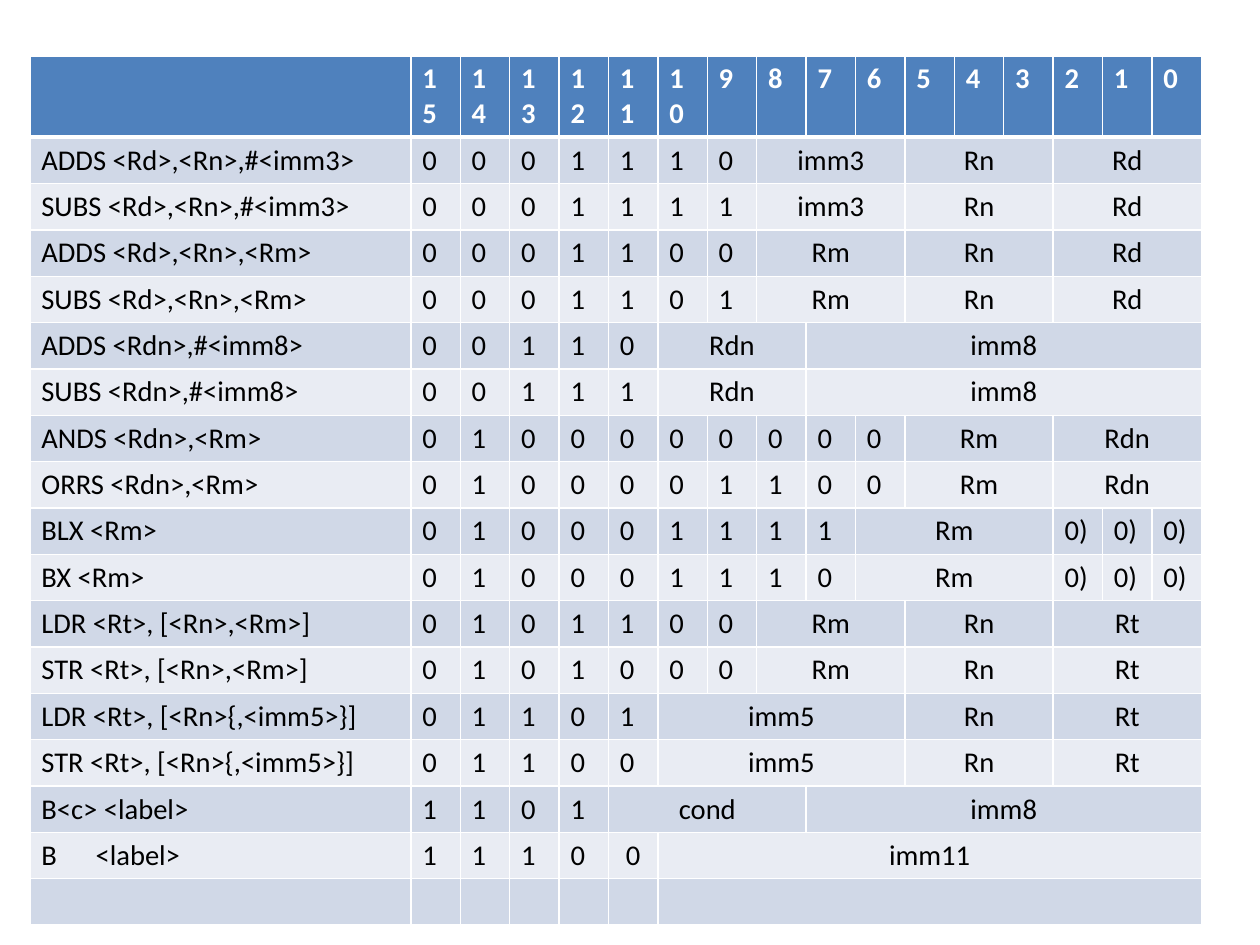
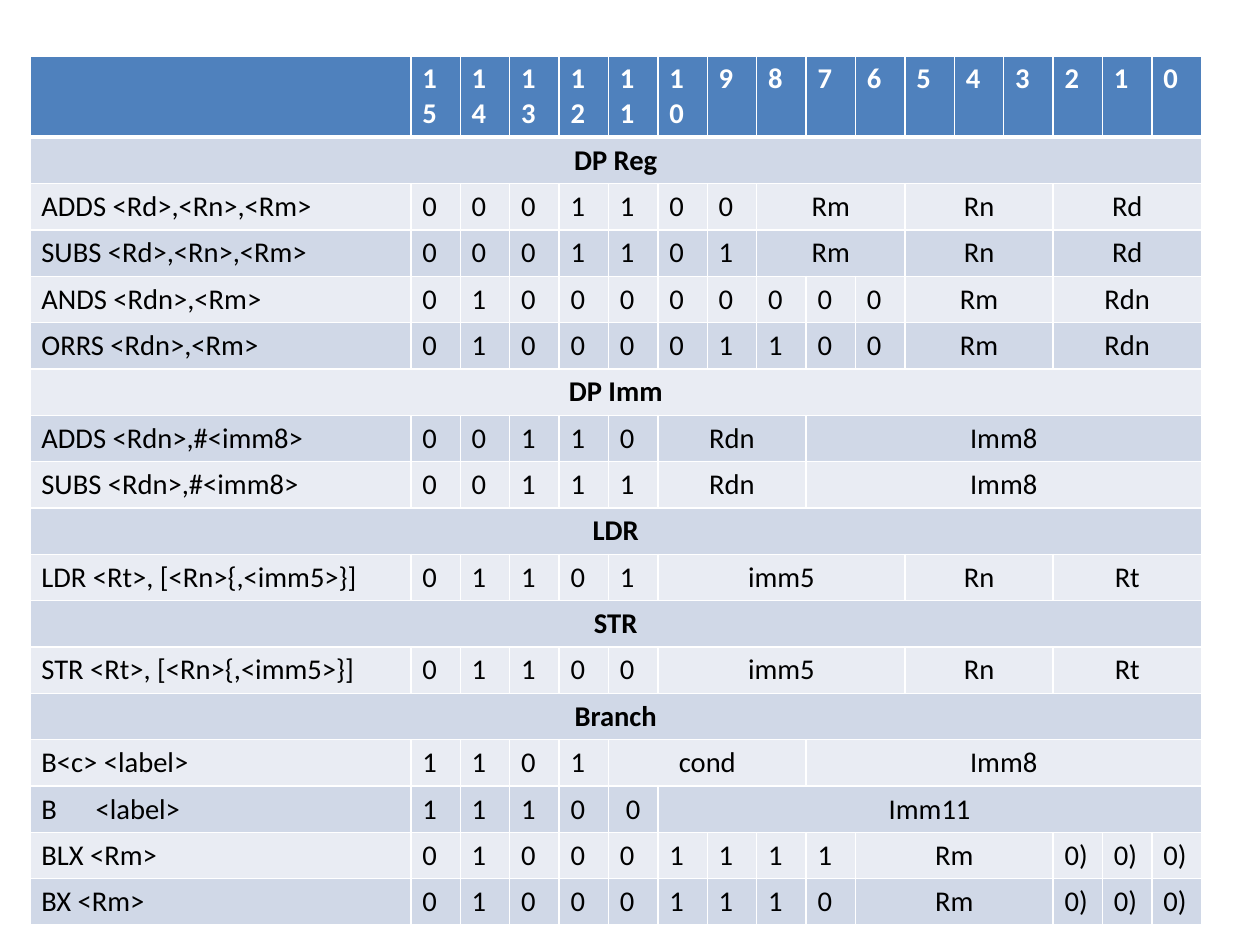
Before and after one commit to jardelufc/RISCME, a slide deck: slide 28 of docs/RISCME..pptx (slide 30 before the commit). Drawn at 1260x945 pixels with LibreOffice and Linux fonts; fonts in the diff are those of the drawing. Boxes give left, top, right and bottom in pixels: in the first picture for what was removed or moved away, otherwise in the second. Text is boxed around its words. In the diff, an @@ line names an element or a change of style, - is before the commit and + after.

```diff
--- a/docs/RISCME..pptx
+++ b/docs/RISCME..pptx
@@ table at bbox=[30, 56, 1197, 924] @@
-row 2: ADDS <Rd>,<Rn>,#<imm3> | 0 | 0 | 0 | 1 | 1 | 1 | 0 | imm3 |  |  | Rn |  |  | Rd |  | 
-row 3: SUBS <Rd>,<Rn>,#<imm3> | 0 | 0 | 0 | 1 | 1 | 1 | 1 | imm3 |  |  | Rn |  |  | Rd |  | 
+row 2: DP Reg |  |  |  |  |  |  |  |  |  |  |  |  |  |  |  | 
-row 6: ADDS <Rdn>,#<imm8> | 0 | 0 | 1 | 1 | 0 | Rdn |  |  | imm8 |  |  |  |  |  |  | 
-row 7: SUBS <Rdn>,#<imm8> | 0 | 0 | 1 | 1 | 1 | Rdn |  |  | imm8 |  |  |  |  |  |  | 
+row 7: DP Imm |  |  |  |  |  |  |  |  |  |  |  |  |  |  |  | 
+row 8: ADDS <Rdn>,#<imm8> | 0 | 0 | 1 | 1 | 0 | Rdn |  |  | Imm8 |  |  |  |  |  |  | 
+row 9: SUBS <Rdn>,#<imm8> | 0 | 0 | 1 | 1 | 1 | Rdn |  |  | Imm8 |  |  |  |  |  |  | 
+row 10: LDR |  |  |  |  |  |  |  |  |  |  |  |  |  |  |  | 
+row 11: LDR <Rt>, [<Rn>{,<imm5>}] | 0 | 1 | 1 | 0 | 1 | imm5 |  |  |  |  | Rn |  |  | Rt |  | 
+row 12: STR |  |  |  |  |  |  |  |  |  |  |  |  |  |  |  | 
+row 13: STR <Rt>, [<Rn>{,<imm5>}] | 0 | 1 | 1 | 0 | 0 | imm5 |  |  |  |  | Rn |  |  | Rt |  | 
+row 14: Branch |  |  |  |  |  |  |  |  |  |  |  |  |  |  |  | 
+row 15: B<c> <label> | 1 | 1 | 0 | 1 | cond |  |  |  | Imm8 |  |  |  |  |  |  | 
+row 16: B <label> | 1 | 1 | 1 | 0 | 0 | Imm11 |  |  |  |  |  |  |  |  |  | 
-row 12: LDR <Rt>, [<Rn>,<Rm>] | 0 | 1 | 0 | 1 | 1 | 0 | 0 | Rm |  |  | Rn |  |  | Rt |  | 
-row 13: STR <Rt>, [<Rn>,<Rm>] | 0 | 1 | 0 | 1 | 0 | 0 | 0 | Rm |  |  | Rn |  |  | Rt |  | 
-row 14: LDR <Rt>, [<Rn>{,<imm5>}] | 0 | 1 | 1 | 0 | 1 | imm5 |  |  |  |  | Rn |  |  | Rt |  | 
-row 15: STR <Rt>, [<Rn>{,<imm5>}] | 0 | 1 | 1 | 0 | 0 | imm5 |  |  |  |  | Rn |  |  | Rt |  | 
-row 16: B<c> <label> | 1 | 1 | 0 | 1 | cond |  |  |  | imm8 |  |  |  |  |  |  | 
-row 17: B <label> | 1 | 1 | 1 | 0 | 0 | imm11 |  |  |  |  |  |  |  |  |  | 
-row 18:  |  |  |  |  |  |  |  |  |  |  |  |  |  |  |  | 
@@ alignment centre to left @@
```
Also in this commit, not shown: 6 other slides changed, 2 slides removed, 1 other file.
